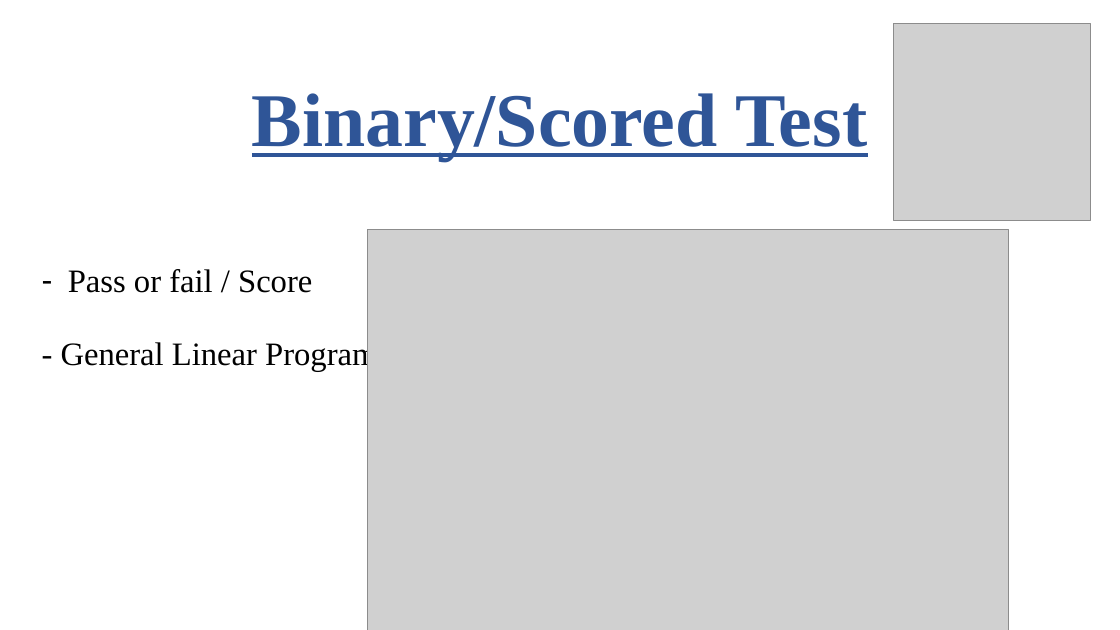
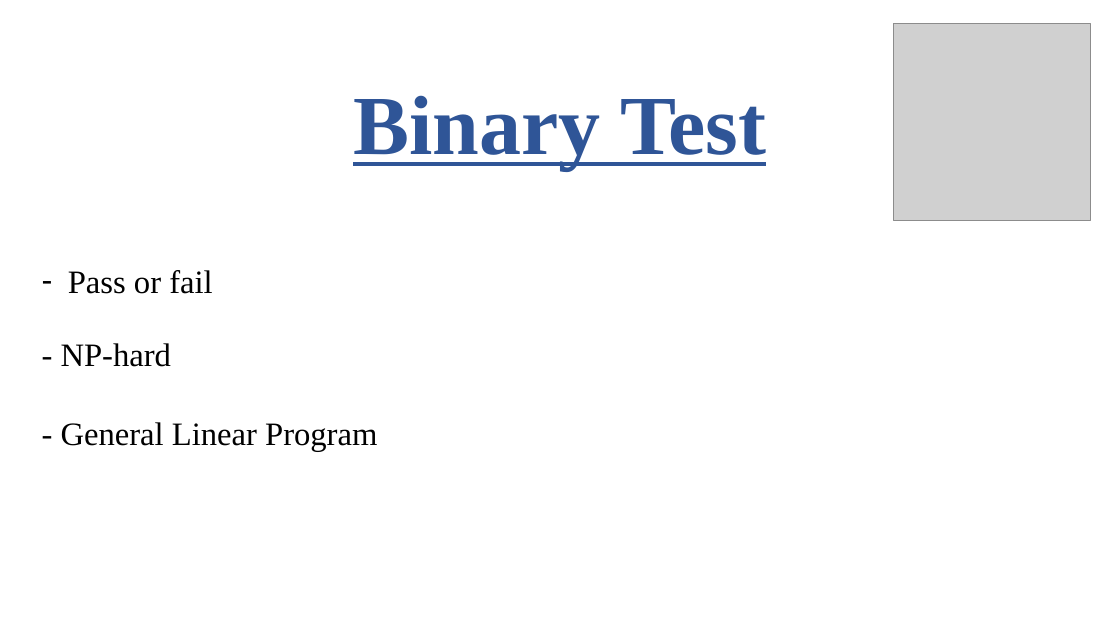
Before and after one commit to robinengels/Anglais, a slide deck: slide 7 of Anglais.pptx (slide 14 before the commit). Drawn at 1120x630 pixels with LibreOffice and Linux fonts; fonts in the diff are those of the drawing; grey boxes stand for pictures. Boxes give left, top, right and bottom in pixels: in the first picture for what was removed or moved away, otherwise in the second. Text is boxed around its words. In the diff, an @@ line names an element or a change of style, - is before the commit and + after.

```diff
--- a/Anglais.pptx
+++ b/Anglais.pptx
@@ text at (x1=353, y1=95, x2=766, y2=170): text changed; size 65 to 72 pt @@
-Binary/Scored Test
+Binary Test
@@ picture removed at (x1=367, y1=229, x2=1008, y2=630) @@
@@ text at (x1=68, y1=270, x2=212, y2=294): text changed @@
-– Pass or fail / Score
+– Pass or fail
@@ text added at (x1=61, y1=343, x2=172, y2=367), 28 pt, text #000000 @@
+- NP-hard
@@ text "- General Linear Program" moved from (x1=61, y1=340, x2=377, y2=372) to (x1=61, y1=422, x2=377, y2=452) @@
```
Also in this commit, not shown: 5 other slides changed, 5 slides added, 14 slides removed.
